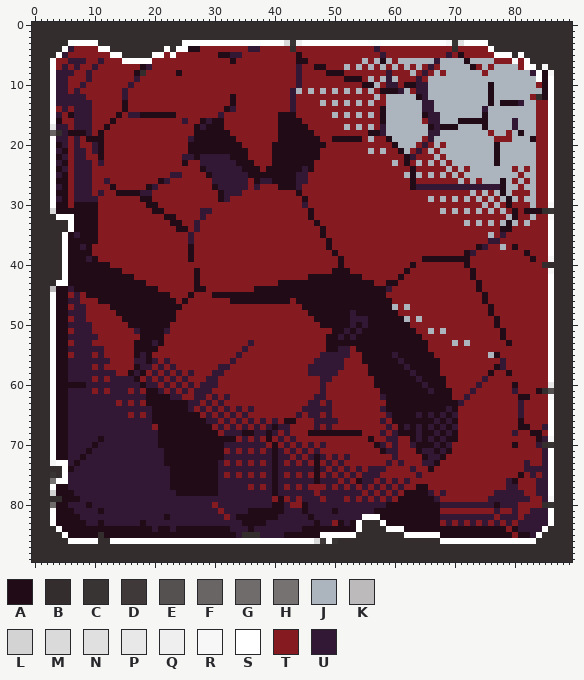
File history of a sprite sheet, assets/img/TileBarrier_3.png. The picture above was drawn from the file before the commit.
The file is 90x90 pixels. Pixels under 10% opacity are left out. Colours within 5 levels of each other are drawn and written as one.
Palette (. is transparent): A #210b16  B #332d2d  C #393434  D #3f3939  E #565151  F #696565  G #706c6c  H #767272  J #acb4bd  K #bcbaba  L #d4d3d3  M #dbdada  N #e1e0e0  P #e9e8e8  Q #efefef  R #f7f7f7  S #ffffff  T #851a21  U #321835
Now the later version:
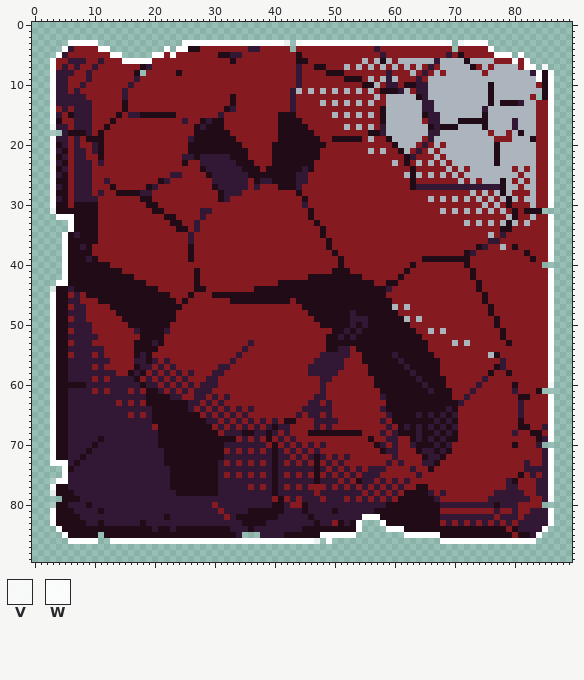
Colours new in this view: V #ffffffeb  W #fffffff5
Commit: Barrier and Earth Spritesheets
Diff:
colour E: #565151 -> #ffffff2c
colour F: #696565 -> #ffffff44
colour G: #706c6c -> #ffffff4c
colour H: #767272 -> #ffffff54
colour K: #bcbaba -> #ffffffab
colour L: #d4d3d3 -> #ffffffc9
colour M: #dbdada -> #ffffffd2
colour N: #e1e0e0 -> #ffffffd9
colour P: #e9e8e8 -> #ffffffe3
Changed rows in their new state; - is a pixel that keeps its letter.
first column x 0:
 0 ..........................................................................................
 1 ..........................................................................................
 2 ..........................................................................................
 3 ......-----..............------------------.V------------------------W.-----..............
 4 .....--------.........-.-------------------.--------------------------.------.............
 5 ....-----------.....------------------------------------------------------------.-........
 6 ...--------------------------------------------------------------------------------.......
 7 ...---------------------------------------------------------------------------------.-....
 8 ...---------------.-------------------------------------------------------------------W...
 9 ...------------------------------------------------------------------------------------...
10 ...------------------------------------------------------------------------------------...
11 ...------------------------------------------------------------------------------------...
12 ...---------------------------------------------------------------------------------.--...
13 ...------------------------------------------------------------------------------------...
14 ...------------------------------------------------------------------------------------...
15 ...------------------------------------------------------------------------------------...
16 ...------------------------------------------------------------------------------------...
17 ...------------------------------------------------------------------------------------...
18 ...-.----------------------------------------------------------------------------------...
19 ...------------------------------------------------------------------------------------...
20 ...------------------------------------------------------------------------------------...
21 ...------------------------------------------------------------------------------------...
22 ...------------------------------------------------------------------------------------...
23 ...------------------------------------------------------------------------------------...
24 ...------------------------------------------------------------------------------------...
25 ...------------------------------------------------------------------------------------...
26 ...------------------------------------------------------------------------------------...
27 ...------------------------------------------------------------------------------------...
28 ...------------------------------------------------------------------------------------...
29 ...------------------------------------------------------------------------------------...
30 ...-----------------------------------------------------------------------------------W...
31 ...----------------------------------------------------------------------------------.....
32 ....----------------------------------------------------------------------------------W...
33 ......---------------------------------------------------------------------------------...
34 ......---------------------------------------------------------------------------------...
35 .....----------------------------------------------------------------------------------...
36 .....----------------------------------------------------------------------------------...
37 .....----------------------------------------------------------------------------------...
38 .....----------------------------------------------------------------------------------...
39 .....---------------------------------------------------------------------------------W...
40 .....--------------------------------------------------------------------------------.....
41 .....---------------------------------------------------------------------------------W...
42 .....----------------------------------------------------------------------------------...
43 ....-----------------------------------------------------------------------------------...
44 ...------------------------------------------------------------------------------------...
45 ...------------------------------------------------------------------------------------...
46 ...------------------------------------------------------------------------------------...
47 ...------------------------------------------------------------------------------------...
48 ...------------------------------------------------------------------------------------...
49 ...------------------------------------------------------------------------------------...
50 ...------------------------------------------------------------------------------------...
51 ...------------------------------------------------------------------------------------...
52 ...------------------------------------------------------------------------------------...
53 ...------------------------------------------------------------------------------------...
54 ...------------------------------------------------------------------------------------...
55 ...------------------------------------------------------------------------------------...
56 ...------------------------------------------------------------------------------------...
57 ...------------------------------------------------------------------------------------...
58 ...------------------------------------------------------------------------------------...
59 ...------------------------------------------------------------------------------------...
60 ...------------------------------------------------------------------------------------...
61 ...----------------------------------------------------------------------------------.-...
62 ...-----------------------------------------------------------------------------------W...
63 ...------------------------------------------------------------------------------------...
64 ...------------------------------------------------------------------------------------...
65 ...------------------------------------------------------------------------------------...
66 ...------------------------------------------------------------------------------------...
67 ...------------------------------------------------------------------------------------...
68 ...------------------------------------------------------------------------------------...
69 ...-----------------------------------------------------------------------------------W...
70 ...----------------------------------------------------------------------------------.....
71 ...------------------------------------------------------------------------------------...
72 ...------------------------------------------------------------------------------------...
73 ...W-----------------------------------------------------------------------------------...
74 .....----------------------------------------------------------------------------------...
75 .....----------------------------------------------------------------------------------...
76 ...------------------------------------------------------------------------------------...
77 ...------------------------------------------------------------------------------------...
78 ...------------------------------------------------------------------------------------...
79 .....---------------------------------------------------------------------------------V...
80 ...----------------------------------------------------------------------------------.....
81 ...------------------------------------------------------------------------------------...
82 ...------------------------------------------------------------------------------------...
83 ...----------------------------------------------------...-----------------------------...
84 ....---------------------------------------------------....---------------------------....
85 .....------.-----------------------...----------------........-----------------------.....
86 ......-----..-----------------------------------.-..................----------------......
87 ..........................................................................................
88 ..........................................................................................
89 ..........................................................................................
Pixel boxes of the changes (left, top, right, bottom) in both pictures:
changed: (32, 22, 572, 562)
